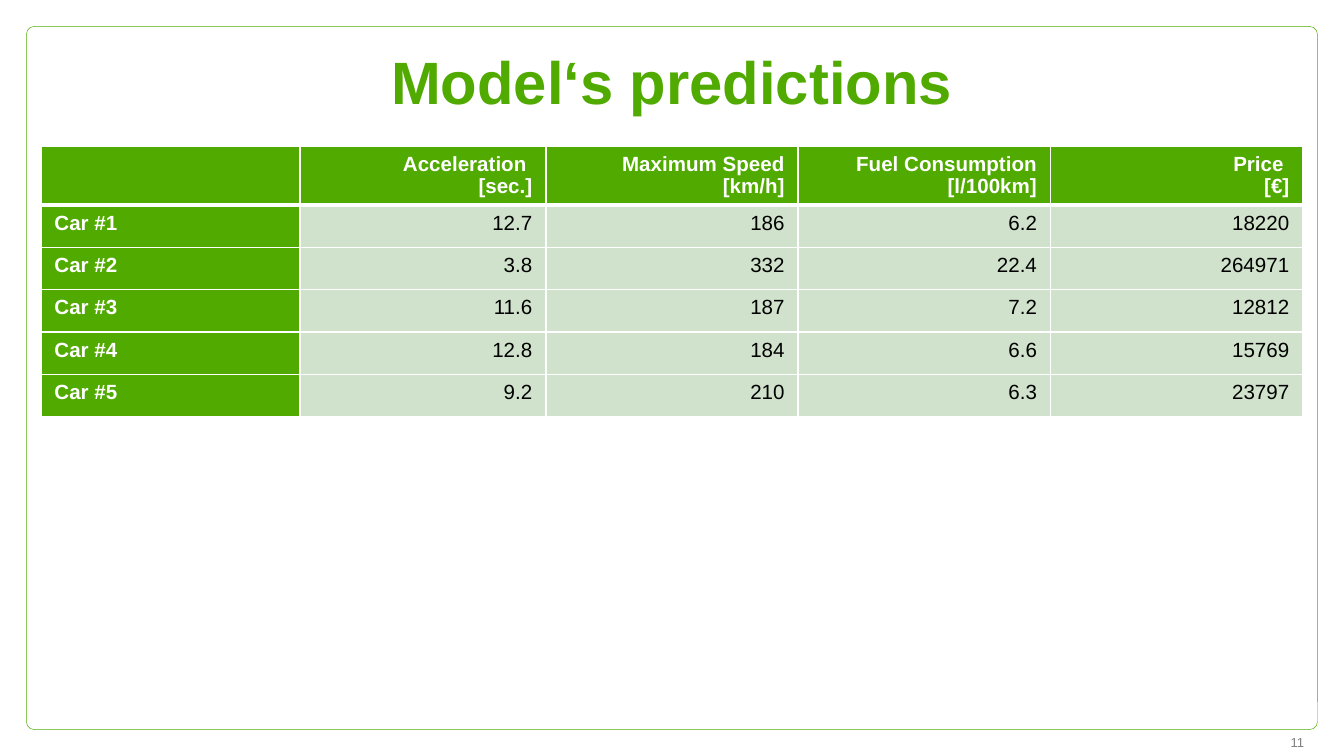
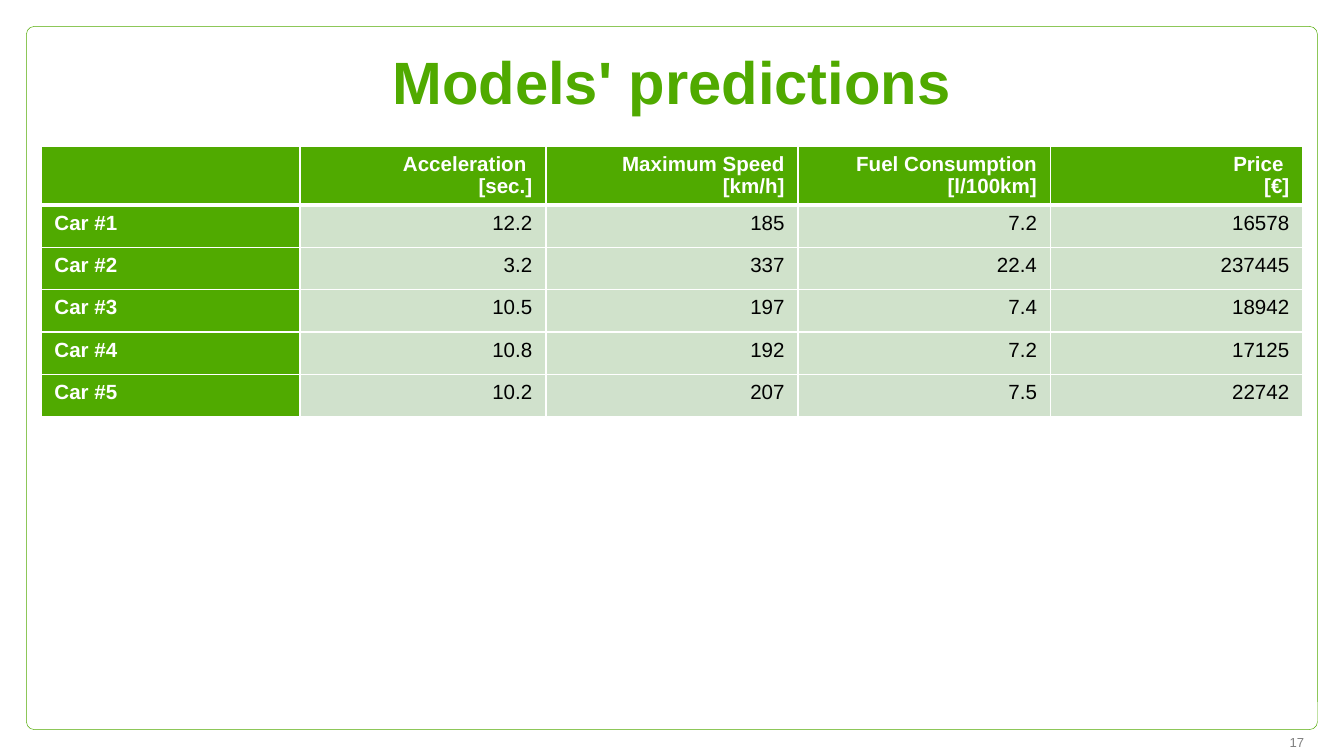
Before and after one commit to sevvalsagir/MA213B-Seminar-2, a slide deck: slide 17 of Project Assignment - Regression Analysis.pptx (slide 11 before the commit). Drawn at 1344x756 pixels with LibreOffice and Linux fonts; fonts in the diff are those of the drawing; background and template pictures are left out. Boxes give left, top, right and bottom in pixels: in the first picture for what was removed or moved away, otherwise in the second. Text is boxed around its words. In the diff, an @@ line names an element or a change of style, - is before the commit and + after.

```diff
--- a/Project Assignment - Regression Analysis.pptx
+++ b/Project Assignment - Regression Analysis.pptx
@@ title at [392, 60, 951, 116]: text changed @@
-Model‘s predictions
+Models' predictions
@@ table at [42, 145, 1305, 419] @@
-row 2: Car #1 | 12.7 | 186 | 6.2 | 18220
+row 2: Car #1 | 12.2 | 185 | 7.2 | 16578
-row 3: Car #2 | 3.8 | 332 | 22.4 | 264971
+row 3: Car #2 | 3.2 | 337 | 22.4 | 237445
-row 4: Car #3 | 11.6 | 187 | 7.2 | 12812
+row 4: Car #3 | 10.5 | 197 | 7.4 | 18942
-row 5: Car #4 | 12.8 | 184 | 6.6 | 15769
+row 5: Car #4 | 10.8 | 192 | 7.2 | 17125
-row 6: Car #5 | 9.2 | 210 | 6.3 | 23797
+row 6: Car #5 | 10.2 | 207 | 7.5 | 22742
@@ page number at [1290, 738, 1304, 747]: text changed @@
-11
+17
```
Also in this commit, not shown: 1 other slide changed, 15 slides added, 8 slides removed, 3 other files.
